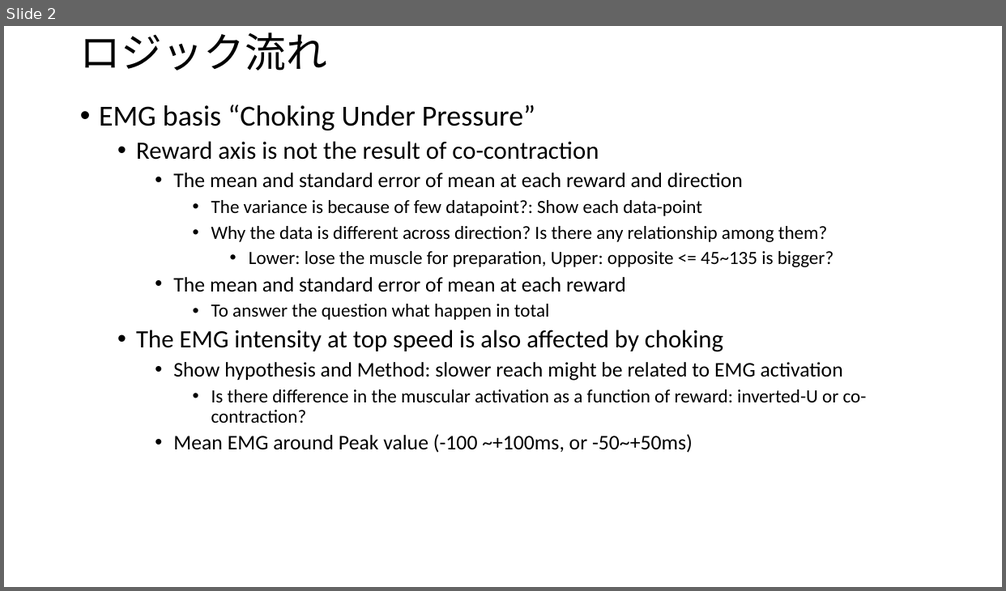
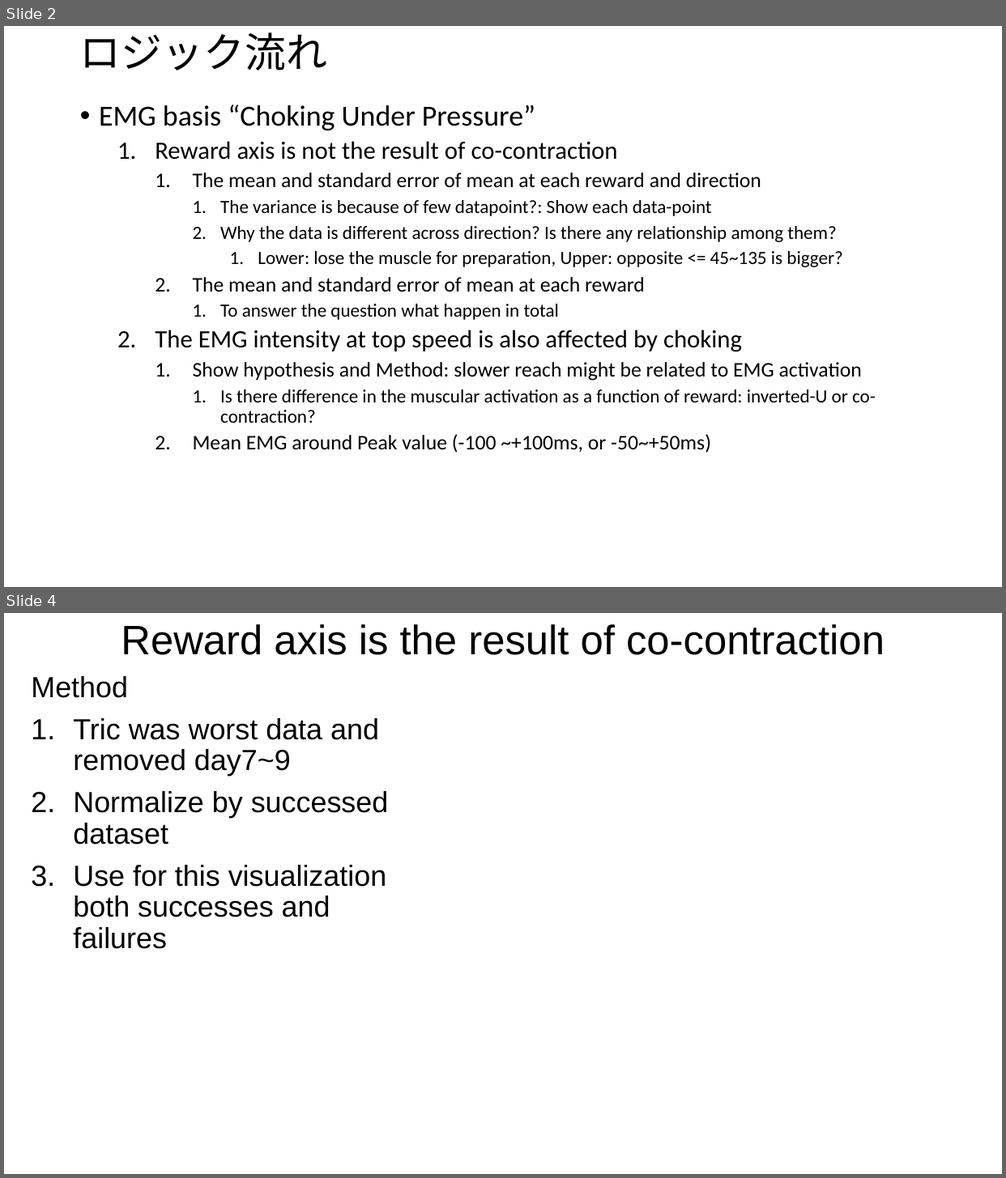
Before and after one commit to Hiroo-Miyata/chase-lab, a slide deck: report/20220902.pptx. Shown one above the other, each under a label of ours: slide 2 before the commit, slides 2 and 4 after it; the slides between them are not shown. The pictures are 1006x591 and 1006x1178 pixels, drawn with LibreOffice and Linux fonts; fonts in the diff are those of the drawing. Boxes give left, top, right and bottom in pixels: in the first picture for what was removed or moved away, otherwise in the second. Text is boxed around its words. In the diff, an @@ line names an element or a change of style, - is before the commit and + after.

Commit message:
remove abnormal data

```diff
--- a/report/20220902.pptx
+++ b/report/20220902.pptx
@@ slide 4 added at (4,613,1002,1174), background #FFFFFF @@
@@ title added at (121,624,884,655), 39.6 pt, text #000000 @@
+Reward axis is the result of co-contraction
@@ text added at (31,676,389,949), 28 pt, text #000000 @@
+Method
+1. Tric was worst data and removed day7~9
+2. Normalize by successed dataset
+3. Use for this visualization both successes and failures
@@ slide 2 changed as well @@
@@ text at (155,141,876,453): bullet • to 1. @@
```
Also in this commit, not shown: 1 other slide changed, 7 other slides added, 14 other files.
